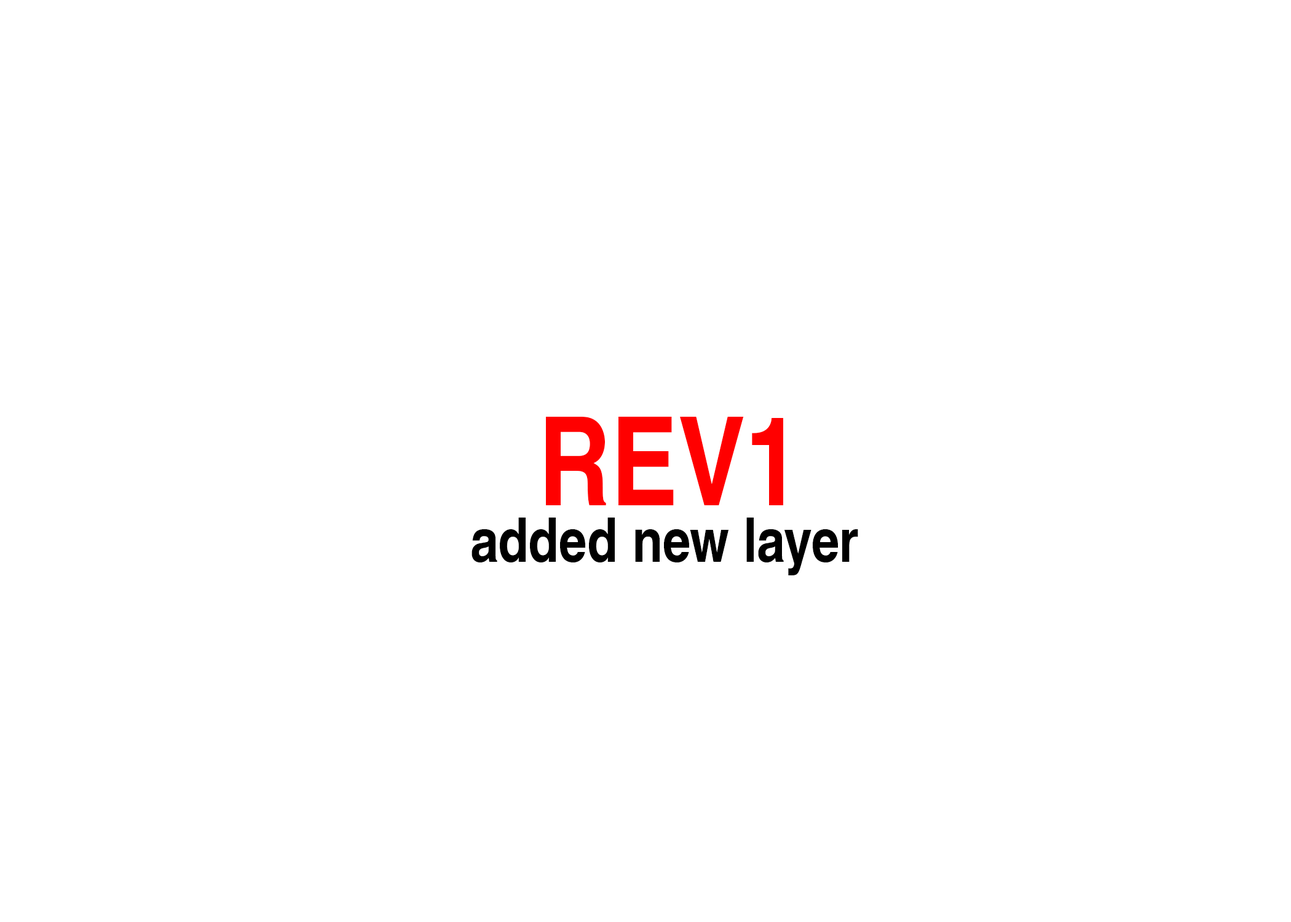
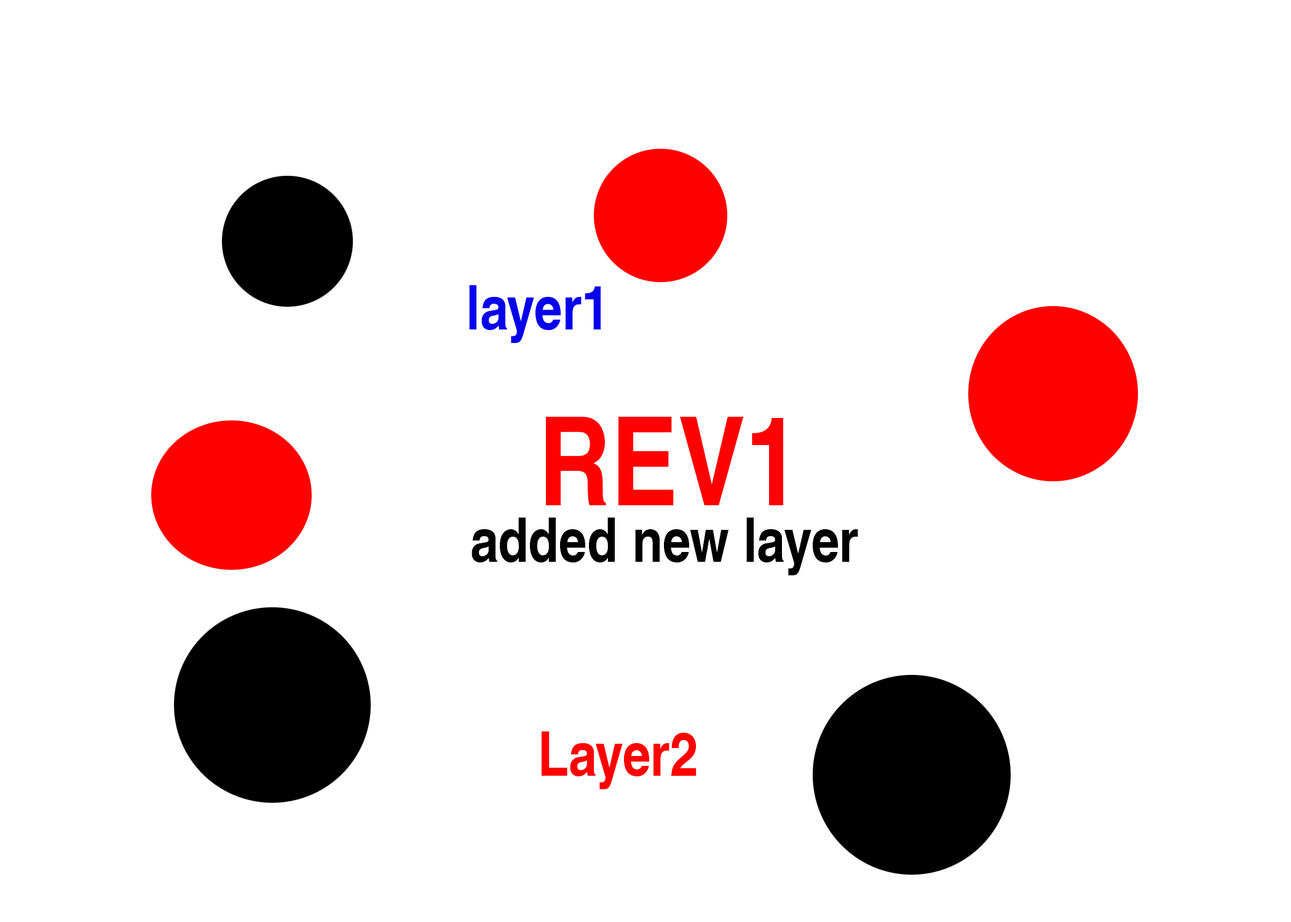
Layered file, before and after one edit (1291 × 922). Changes by layer:
added layer "Layer 4" above "Layer 3" over 174, 175, 1012, 876
added layer "Layer 3" above "Layer2" over 151, 148, 1139, 571
added layer "Layer2" above "layer1" over 541, 731, 697, 791
added layer "layer1" above "added new layer" over 469, 285, 601, 344
